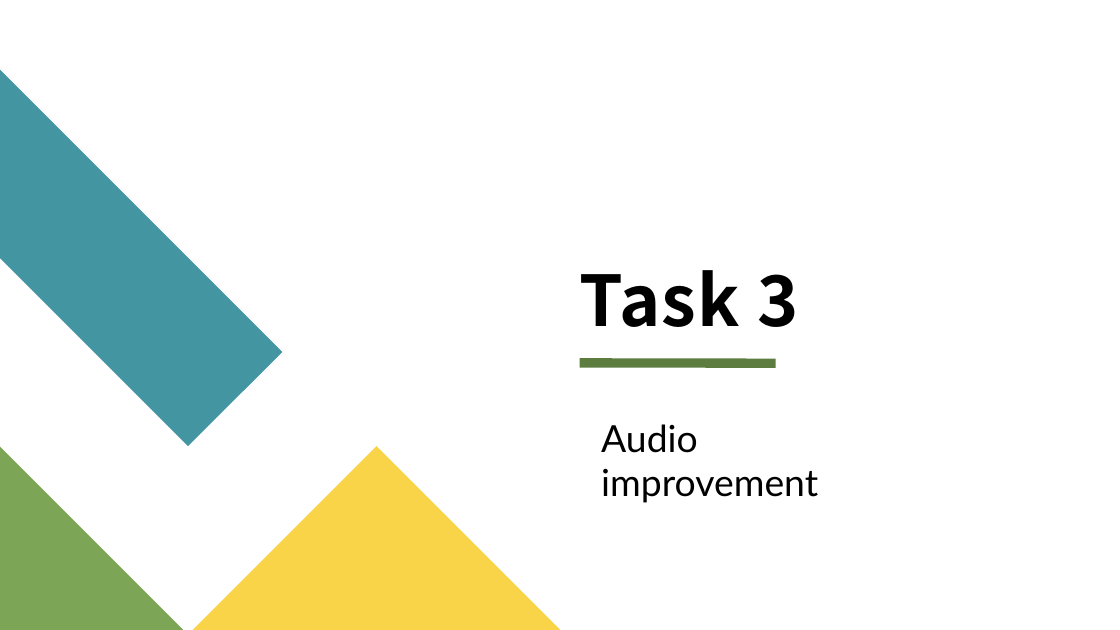
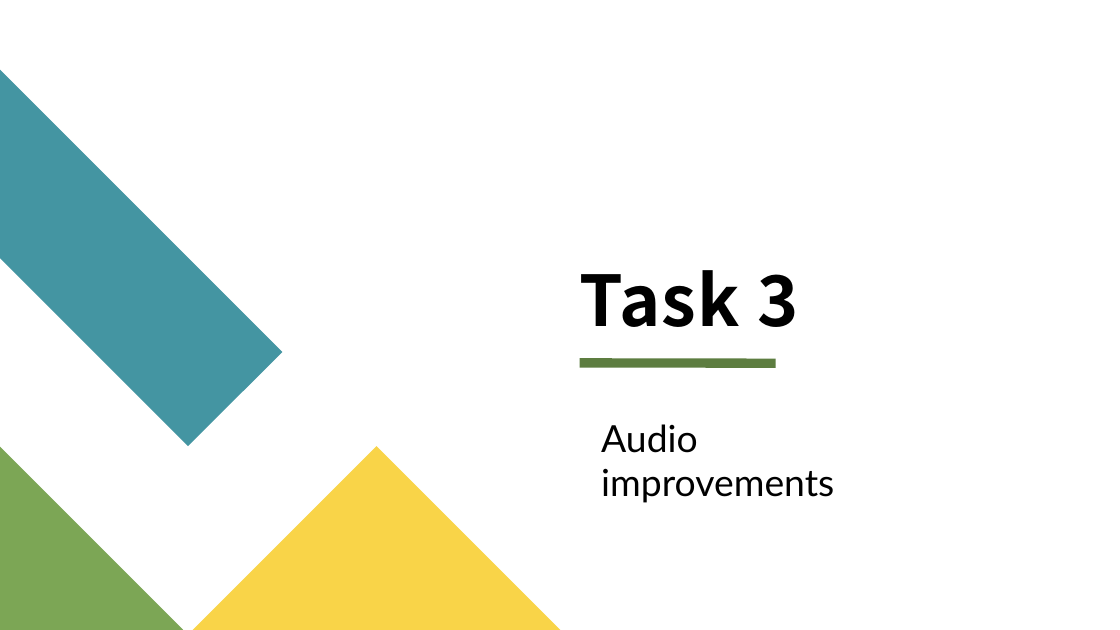
Before and after one commit to mooncakes0/ECE2071_project_F08, a slide deck: slide 9 of ECE2071_Project_F08_PPTslides.pptx (slide 7 before the commit). Drawn at 1120x630 pixels with LibreOffice and Linux fonts; fonts in the diff are those of the drawing. Boxes give left, top, right and bottom in pixels: in the first picture for what was removed or moved away, otherwise in the second. Text is boxed around its words. In the diff, an @@ line names an element or a change of style, - is before the commit and + after.

Commit message:
adding tasks intro for task 1 and 2
task 1 and 2 outlines with dot points

```diff
--- a/ECE2071_Project_F08_PPTslides.pptx
+++ b/ECE2071_Project_F08_PPTslides.pptx
@@ text at (601, 424, 834, 503): text changed @@
-Audio improvement
+Audio improvements
```
Also in this commit, not shown: 5 slides added, 1 slide removed.
